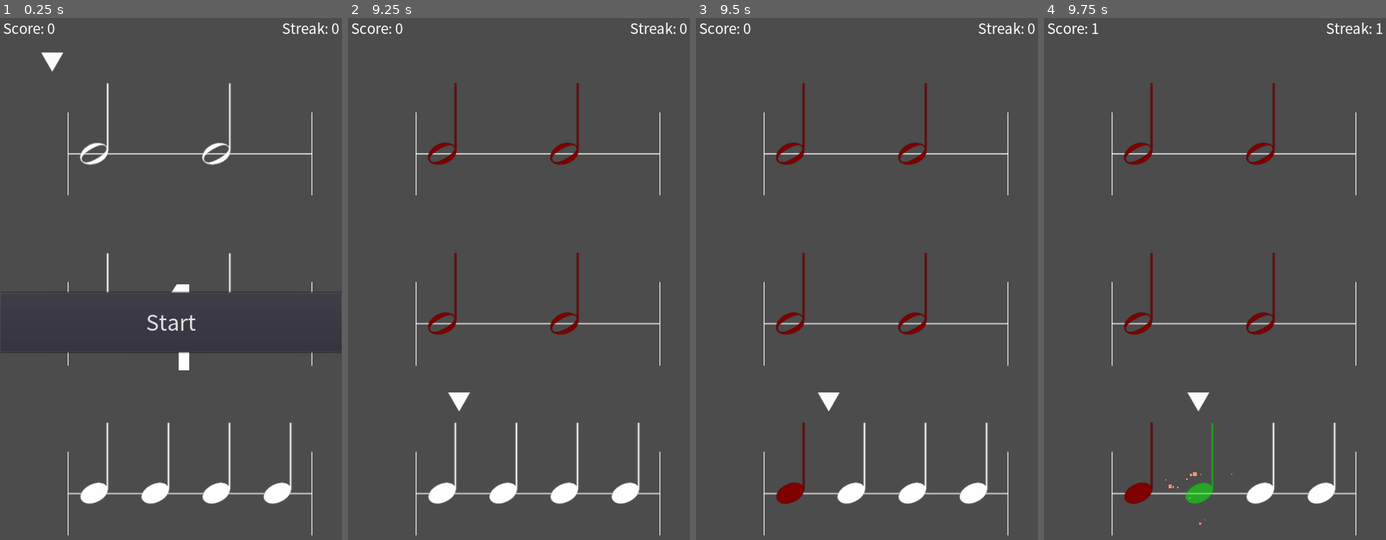
Above: before the commit, frames 1-4 (left to right).
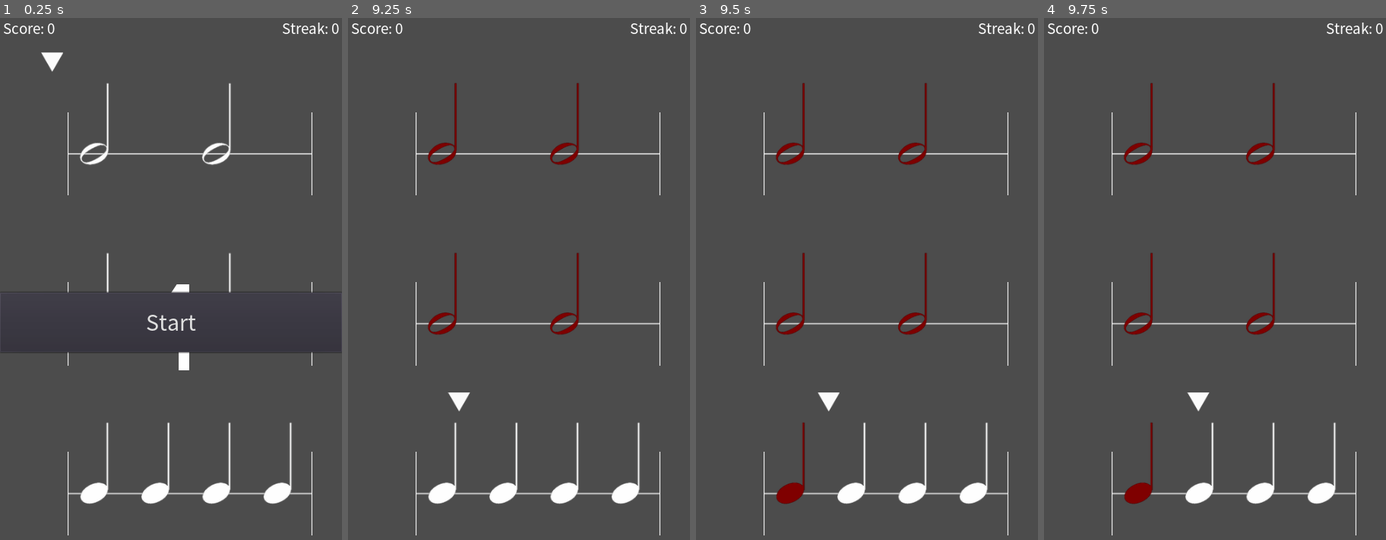
Above: after the commit, the same moments.

Repository: HaMM4R/RhythmTrainGodot
Game: Godot game, scene res://scenes/PlayScene/PlayScene.tscn
Two runs of this game, one before a commit and one after it. Both use one fixed random seed, a clock stepped at 60 frames per second and the inputs below.
Inputs (mouse positions are in pixels of both pictures, inside the frame that each line leads up to):
- Up to frame 1 (0.25 s): no input
- Up to frame 2 (9.25 s): click "Start" at 0.5 s; tap Enter at 1.25, 5 s; move the mouse to (443, 153) at 1.27 s; press the mouse at (443, 153) at 1.28 s; move the mouse to (563, 153) at 2.02 s; release the mouse at (563, 153) at 2.03 s; click (563, 153) at 2.1 s; move the mouse to (443, 325) at 2.77 s; press the mouse at (443, 325) at 2.78 s; move the mouse to (563, 325) at 3.52 s; release the mouse at (563, 325) at 3.53 s; click (563, 325) at 3.6 s; tap Space at 4.25, 5.75 s; move the mouse to (443, 493) at 4.27 s; press the mouse at (443, 493) at 4.28 s; move the mouse to (505, 493) at 5.02 s; release the mouse at (505, 493) at 5.03 s; click (505, 493) at 5.1 s; move the mouse to (563, 493) at 5.77 s; press the mouse at (563, 493) at 5.78 s; move the mouse to (625, 493) at 6.52 s; release the mouse at (625, 493) at 6.53 s; click (625, 493) at 6.6 s; move the mouse to (594, 289) at 7.27 s; press the mouse at (594, 289) at 7.28 s; move the mouse to (450, 352) at 8.02 s; release the mouse at (450, 352) at 8.03 s; click (450, 352) at 8.1 s; move the mouse to (553, 190) at 8.77 s; press the mouse at (553, 190) at 8.78 s
- Up to frame 3 (9.5 s): no input
- Up to frame 4 (9.75 s): move the mouse to (1197, 446) at 9.52 s; release the mouse at (1197, 446) at 9.53 s; click (1197, 446) at 9.6 s

Frames 1-3 are identical in both runs. In frame 4, 0.5% of the frame differs, in the area x 14-100%, y 1-98%.

Commit message:
Fixed clicking note heads

Diff:
--- a/scenes/PlayScene/PlayScene.gd
+++ b/scenes/PlayScene/PlayScene.gd
@@ -159,7 +159,8 @@
 			var placementX = posx + 40
 			note_node.position = Vector2(placementX,posy)
 			posx+=360*time
-		index = 0
+
+
 
 # Play the notes
 func play_notes():
@@ -228,27 +229,22 @@
 
 # Stores where the note is clicked
 var clickedNote = false
-var successfulClick = false
-# Input events
-func _input(event):
-	# On Click
-	if event.is_action_pressed("click"):
-		if inNote and !clickedNote and successfulClick:
-			clickedNote = true
-			# Increment score
-			score += 1
-			streak += 1
-			$GUI.update_score(score)
-			$GUI.update_streak(streak)
-			$Pointer.noteHit()
-		else:
-			#Reset score if clicked at the wrong time
-			streak = 0
-			successfulClick = false
-			$GUI.update_score(score)
-			$GUI.update_streak(streak)
-			#print("Clicked out note")
-		#print (get_viewport().get_mouse_position())
+
+#Check for note hit
+func note_hit():
+	if inNote and !clickedNote:
+		clickedNote = true
+		# Increment score
+		score += 1
+		streak += 1
+		$GUI.update_score(score)
+		$GUI.update_streak(streak)
+		$Pointer.noteHit()
+	else:
+		#Reset score if clicked at the wrong time
+		streak = 0
+		$GUI.update_score(score)
+		$GUI.update_streak(streak)
 
 
 # Fucntion for when pointer enters note
@@ -269,6 +265,8 @@
 		$GUI.update_streak(streak)
 	clickedNote = false
 
+
 #Checks to see if you have clicked on a note head
-func note_area_clicked():
-	successfulClick = true
+func note_area_clicked(id):
+	if(id == curNote):
+		note_hit()
